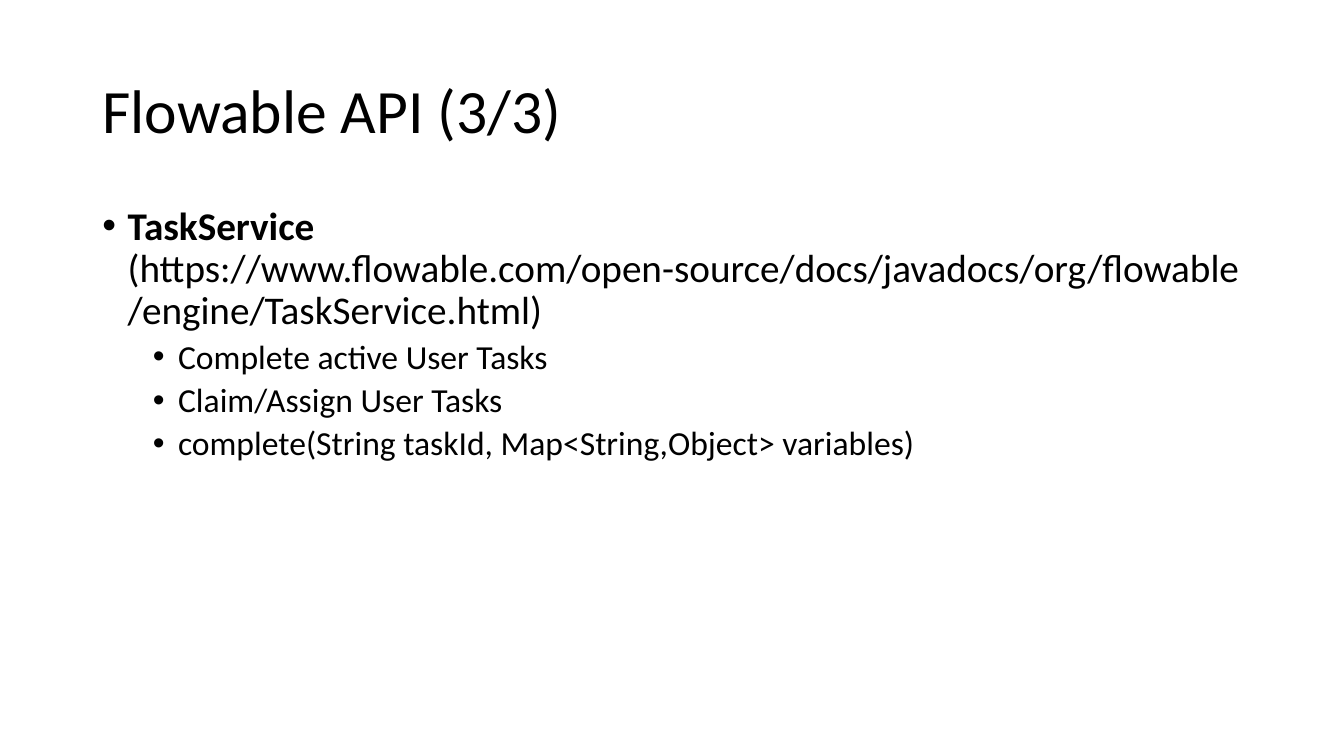
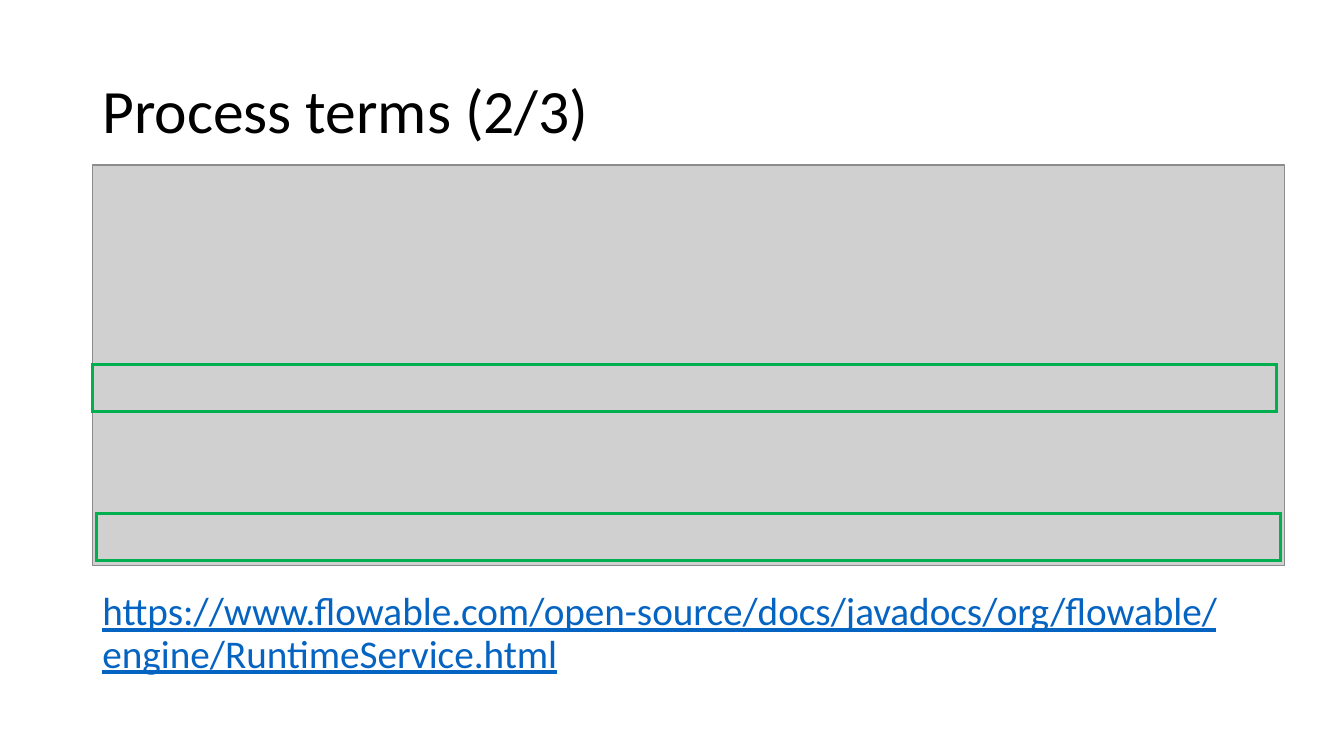
Before and after one commit to nkilchenmann/niks-flowable-demo, a slide deck: slide 6 of flowable-demo/src/main/resources/devsupport/Flowable_Demo.pptx (slide 7 before the commit). Drawn at 1344x756 pixels with LibreOffice and Linux fonts; fonts in the diff are those of the drawing; grey boxes stand for pictures. Boxes give left, top, right and bottom in pixels: in the first picture for what was removed or moved away, otherwise in the second. Text is boxed around its words. In the diff, an @@ line names an element or a change of style, - is before the commit and + after.

```diff
--- a/flowable-demo/src/main/resources/devsupport/Flowable_Demo.pptx
+++ b/flowable-demo/src/main/resources/devsupport/Flowable_Demo.pptx
@@ title at [102,88,588,142]: text changed @@
-Flowable API (3/3)
+Process terms (2/3)
@@ picture added at [93,165,1286,566] @@
@@ rectangle added at [93,365,1277,412], outline #00B050 2.25 pt @@
@@ rectangle added at [96,513,1280,561], outline #00B050 2.25 pt @@
@@ text at [102,597,1217,675]: text changed; text colour #000000 to #0563C1 @@
-• TaskService (https://www.flowable.com/open-source/docs/javadocs/org/flowable/engine/TaskService.html)
-  • Complete active User Tasks
-  • Claim/Assign User Tasks
-  • complete(String taskId, Map<String,Object> variables)
+https://www.flowable.com/open-source/docs/javadocs/org/flowable/engine/RuntimeService.html
```
Also in this commit, not shown: 8 other slides changed, 2 slides added, 1 slide removed.
